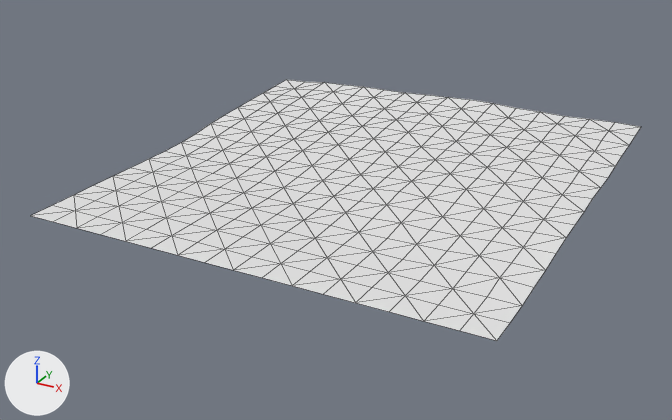
An edit to the OBJ model assets/maps/chunks/terrain_lod1_0_4.obj, drawn before and after from the same camera.
One viewpoint serves both versions: a 50 mm lens placed at (177.4, -796.8, 88.5), pointed at (60.2, -583.7, -18.1). The lights are fixed; the arrows at lower left show +X, +Y and +Z. The picture after the commit comes second. Mesh edges are drawn as thin lines. Where no turn or scale is listed for an object, it has been applied to the vertices.

Objects in the first picture: 'terrain_lod1_0_4'.
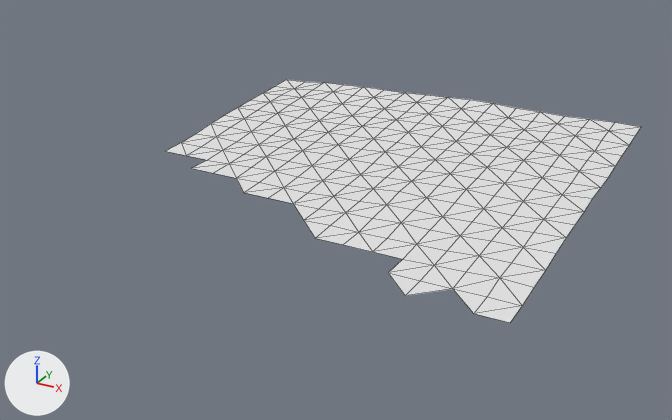
Changed parts and their boxes [x1, y1, x2, y2] in the pictures (672 x 420 px):
'terrain_lod1_0_4', reshaped (22% narrower, 7% shorter): before [31, 80, 641, 341]; after [166, 80, 641, 323]
part 1 of me_terrain_lod1_0_4, deleted: before [31, 151, 510, 341]

Diff of the bpy script that builds the scene:
```diff
--- a/assets/maps/chunks/terrain_lod1_0_4.obj.py
+++ b/assets/maps/chunks/terrain_lod1_0_4.obj.py
@@ me_terrain_lod1_0_4 @@
 # used by ob_terrain_lod1_0_4; location = (0.0, 0.0, 0.0)
-me_terrain_lod1_0_4.from_pydata(...)  # 289 vertices, 512 faces; spans x 0.0..128.0, y -640.0..-512.0, z -10.8..-2.8
+me_terrain_lod1_0_4.from_pydata(...)  # 222 vertices, 384 faces; spans x 0.0..128.0, y -632.0..-512.0, z -10.8..-2.8
+# me_terrain_lod1_0_4 part 1
+# 67 vertices are removed from x 0.0..128.0, y -640.0..-592.0, z -10.8
+# 128 faces are deleted
```
